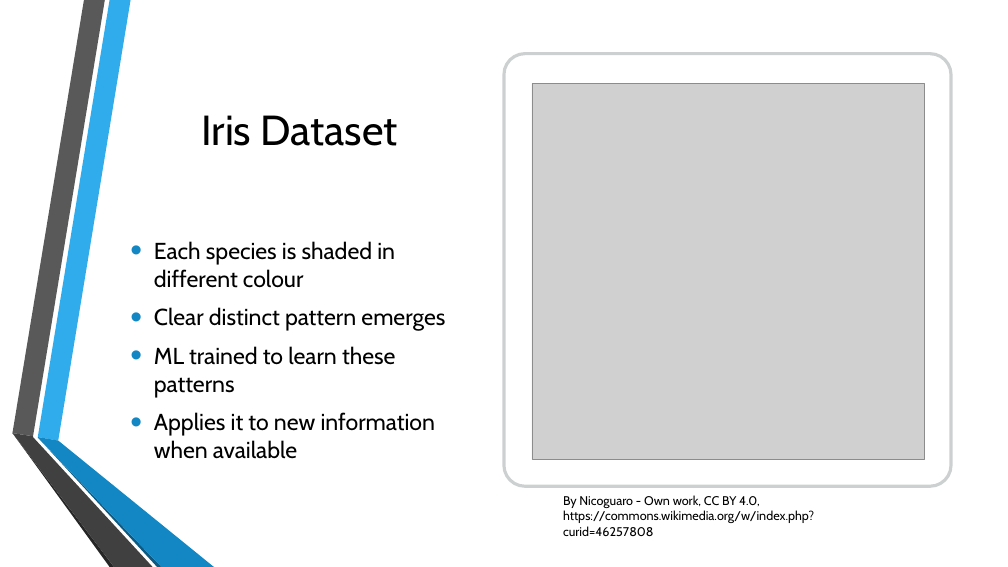
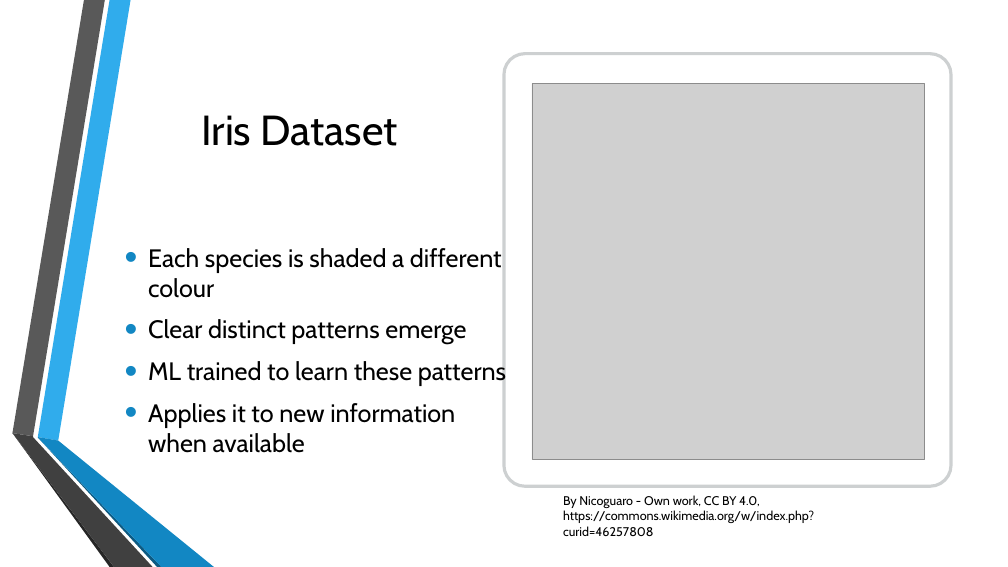
Before and after one commit to samuelsenior/ML_Intro, a slide deck: slide 6 of ML_Tools.pptx. Drawn at 1008x567 pixels with LibreOffice and Linux fonts; fonts in the diff are those of the drawing; grey boxes stand for pictures; background and template pictures are left out. Boxes give left, top, right and bottom in pixels: in the first picture for what was removed or moved away, otherwise in the second. Text is boxed around its words. In the diff, an @@ line names an element or a change of style, - is before the commit and + after.

Commit message:
Additions of my slides. Merge of all slides. Fixed typos. Enforced consistency.

```diff
--- a/ML_Tools.pptx
+++ b/ML_Tools.pptx
@@ text at [148, 248, 502, 345]: text changed; size 22 to 24 pt @@
-• Each species is shaded in different colour
-• Clear distinct pattern emerges
+• Each species is shaded a different colour
+• Clear distinct patterns emerge
@@ text at [148, 359, 506, 453]: size 22 to 24 pt in "ML trained to learn these patterns", "Applies it to new information when available" @@
```
Also in this commit, not shown: 7 other slides changed, 20 slides added.
